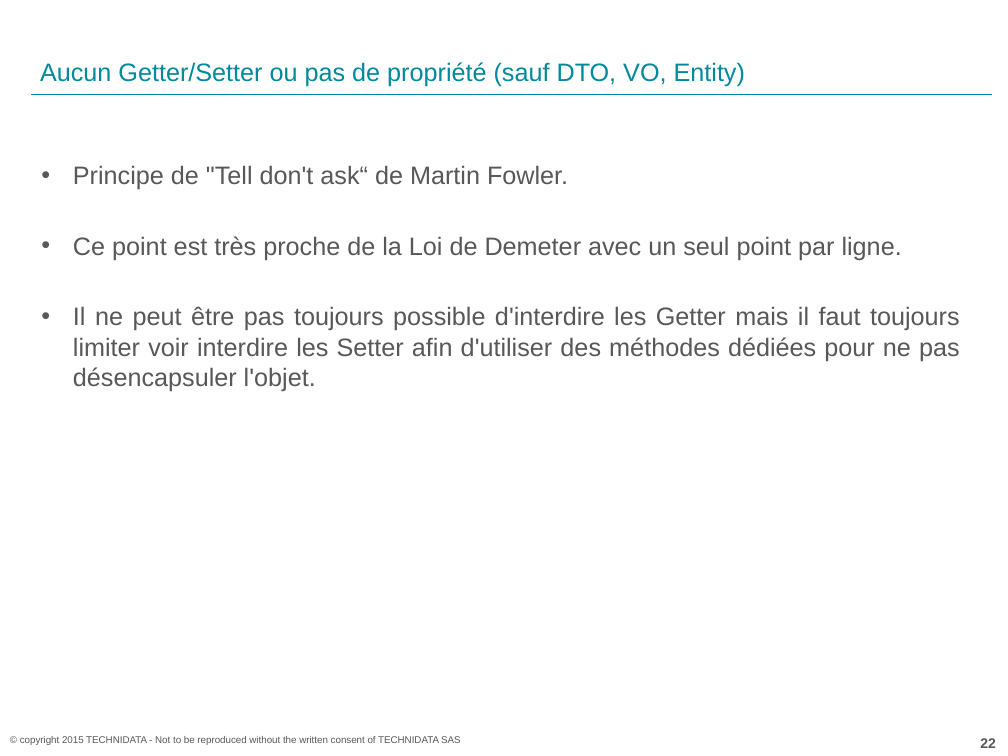
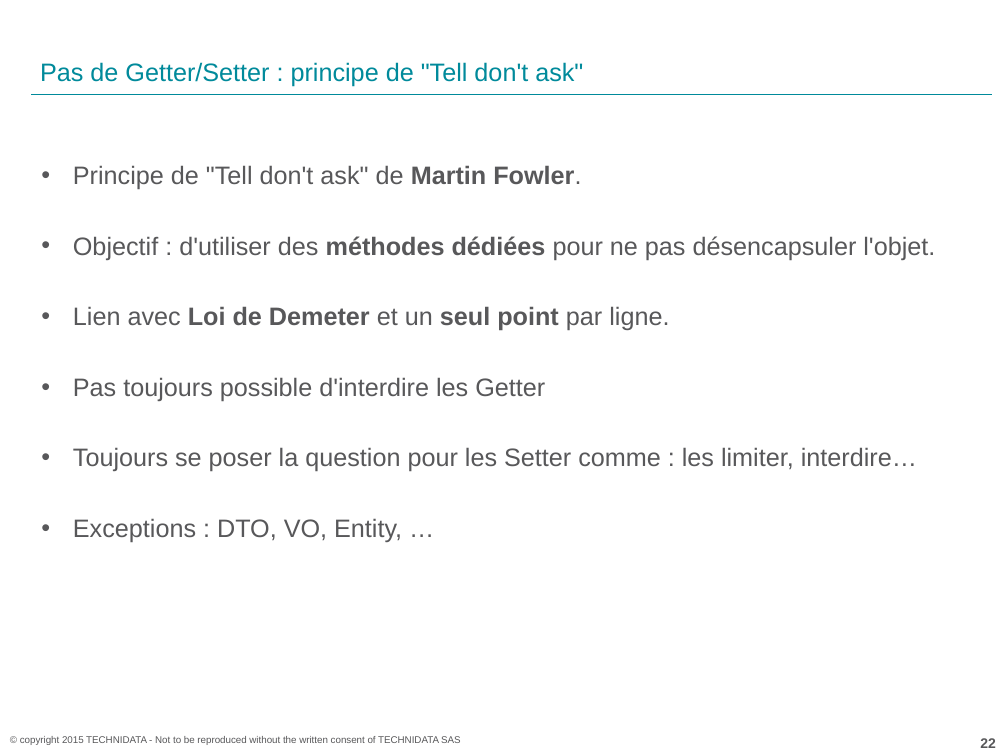
Before and after one commit to acoudene/ObjectCalisthenics, a slide deck: slide 22 of ObjectCalisthenics.pptx. Drawn at 1008x756 pixels with LibreOffice and Linux fonts; fonts in the diff are those of the drawing; background and template pictures are left out. Boxes give left, top, right and bottom in pixels: in the first picture for what was removed or moved away, otherwise in the second. Text is boxed around its words. In the diff, an @@ line names an element or a change of style, - is before the commit and + after.

```diff
--- a/ObjectCalisthenics.pptx
+++ b/ObjectCalisthenics.pptx
@@ title at <box>40,62,583,87</box>: text changed @@
-Aucun Getter/Setter ou pas de propriété (sauf DTO, VO, Entity)
+Pas de Getter/Setter : principe de "Tell don't ask"
@@ text at <box>73,165,935,542</box>: text changed @@
-• Principe de "Tell don't ask“ de Martin Fowler.
-• Ce point est très proche de la Loi de Demeter avec un seul point par ligne.
-• Il ne peut être pas toujours possible d'interdire les Getter mais il faut toujours limiter voir interdire les Setter afin d'utiliser des méthodes dédiées pour ne pas désencapsuler l'objet.
+• Principe de "Tell don't ask" de Martin Fowler.
+• Objectif : d'utiliser des méthodes dédiées pour ne pas désencapsuler l'objet.
+• Lien avec Loi de Demeter et un seul point par ligne.
+• Pas toujours possible d'interdire les Getter
+• Toujours se poser la question pour les Setter comme : les limiter, interdire…
+• Exceptions : DTO, VO, Entity, …
```
Also in this commit, not shown: 21 other slides changed.
